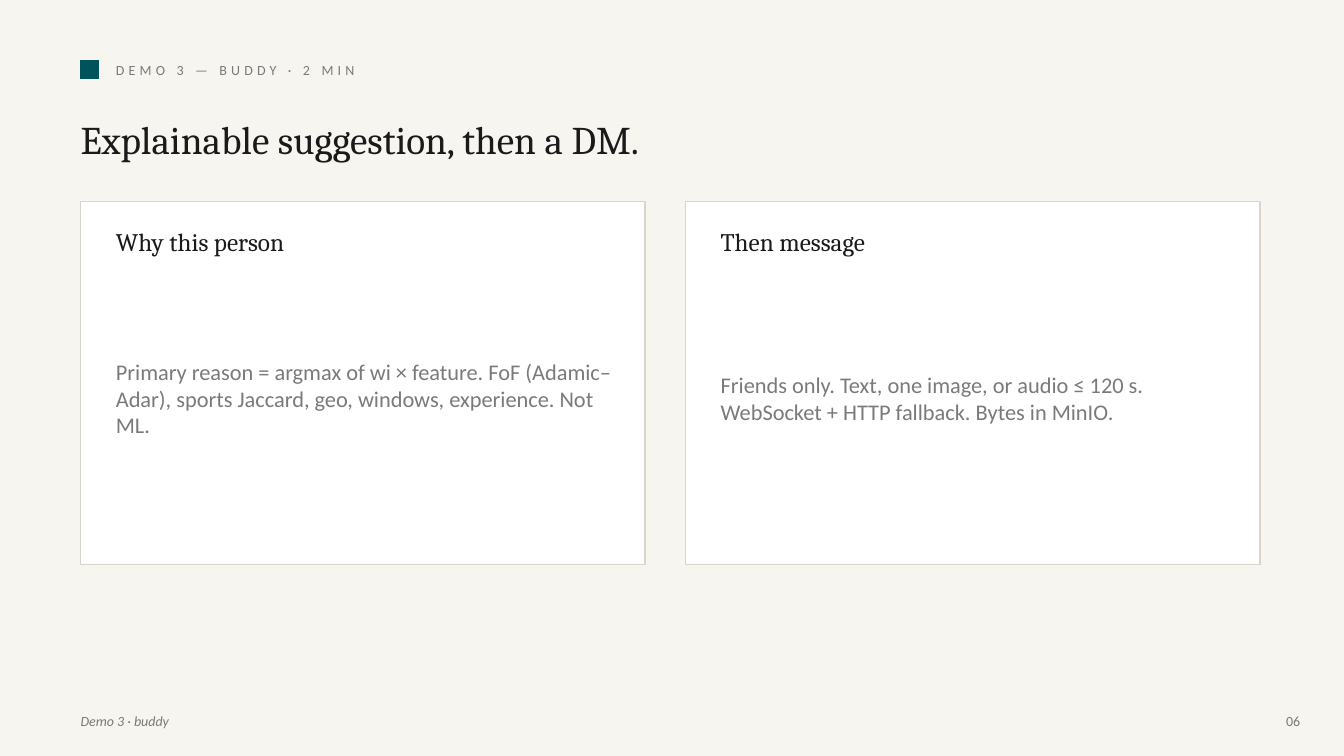
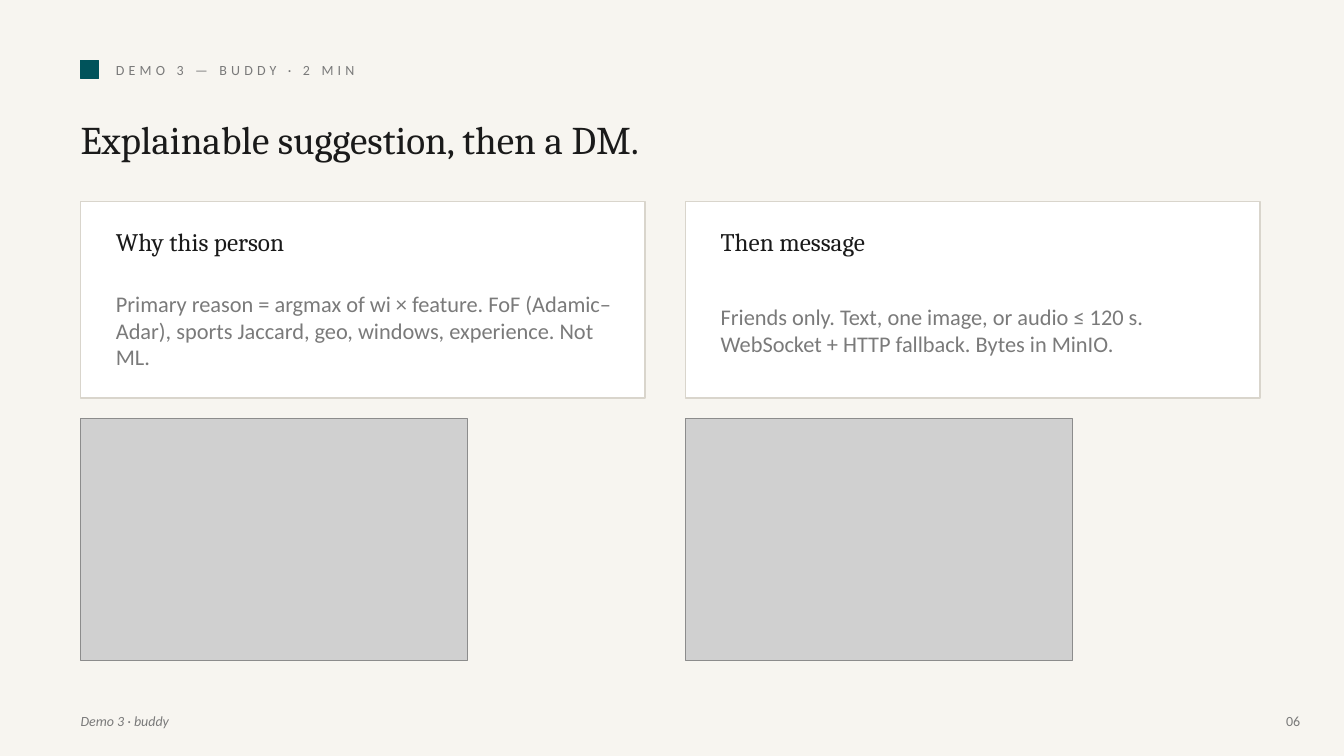
Before and after one commit to Projet-de-compensation-2025-2026/gym-buddy-documentation, a slide deck: slide 6 of 99-Academic-deliverables/Gym-Buddies-defense.pptx. Drawn at 1344x756 pixels with LibreOffice and Linux fonts; fonts in the diff are those of the drawing; grey boxes stand for pictures. Boxes give left, top, right and bottom in pixels: in the first picture for what was removed or moved away, otherwise in the second. Text is boxed around its words. In the diff, an @@ line names an element or a change of style, - is before the commit and + after.

Commit message:
docs(#71): capture live v1.1.0 screenshots for the academic pack
Fold Pages v1.1.0 member shots 1-14, wiki Mermaid 17-18, and VPS
health 19 into the report PDF and defense deck. Admin 15-16 stay
blocked on staff bootstrap (#78). Cookie line matches live
SameSite=None; Partitioned.

Refs: Projet-de-compensation-2025-2026/gym-buddy-documentation#71

```diff
--- a/99-Academic-deliverables/Gym-Buddies-defense.pptx
+++ b/99-Academic-deliverables/Gym-Buddies-defense.pptx
@@ rectangle resized from (x1=81, y1=202, x2=645, y2=565) to (x1=81, y1=202, x2=645, y2=398) @@
@@ rectangle resized from (x1=686, y1=202, x2=1260, y2=565) to (x1=686, y1=202, x2=1260, y2=398) @@
@@ text "Primary reason = argmax of ..." moved from (x1=116, y1=364, x2=611, y2=433) to (x1=116, y1=296, x2=611, y2=365) @@
@@ text "Friends only. Text, one image, ..." moved from (x1=721, y1=377, x2=1143, y2=424) to (x1=721, y1=309, x2=1143, y2=356) @@
@@ picture added at (x1=81, y1=418, x2=468, y2=660) @@
@@ picture added at (x1=686, y1=418, x2=1073, y2=660) @@
```
Also in this commit, not shown: 5 other slides changed, 35 other files.
